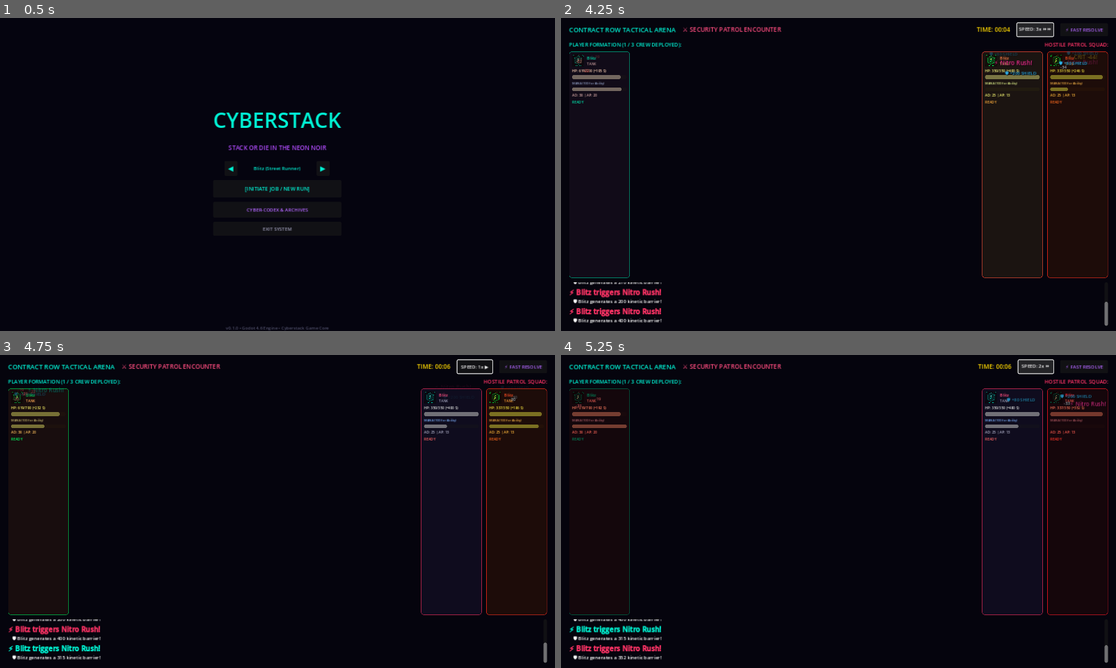
Above: before the commit, frames 1-4 (two rows, left to right).
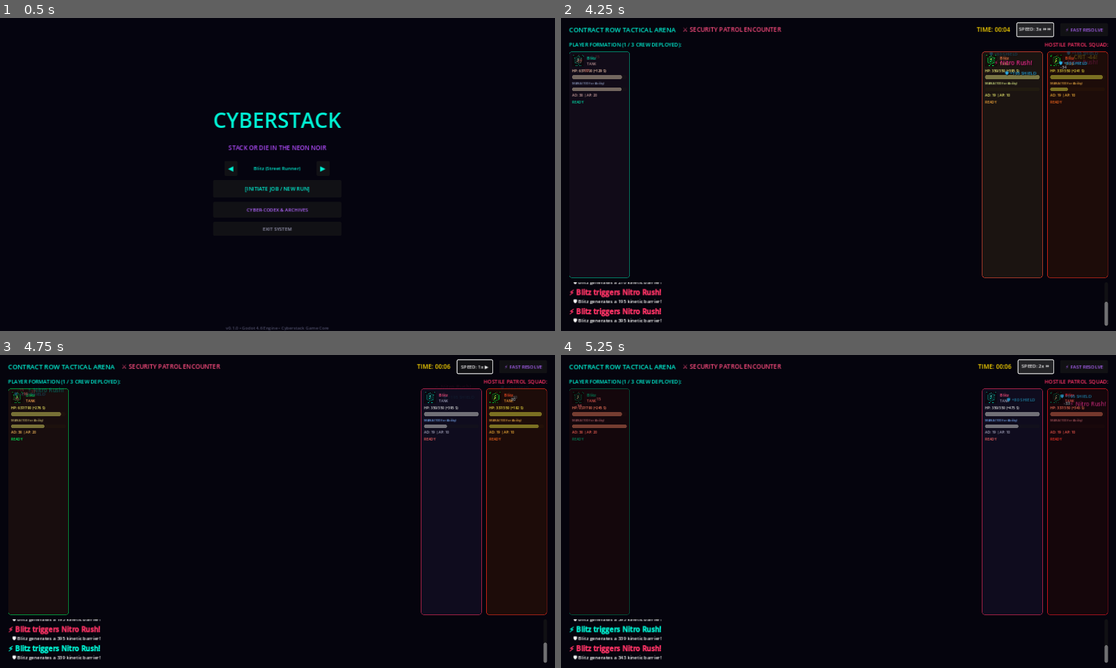
Above: after the commit, the same moments.

Repository: TheStickface/Cyberstack
Game: Godot game, scene res://src/ui/screens/Main.tscn
Same seed, same stepped clock (60 frames per second), same inputs: the game is played once before the commit and once after it.
Inputs (mouse positions are in pixels of both pictures, inside the frame that each line leads up to):
- Up to frame 1 (0.5 s): no input
- Up to frame 2 (4.25 s): click "[INITIATE JOB / NEW RUN]" at 0.5 s; click "▶ [LOCK IN & DEPLOY]" at 1.25 s; click "ENTER COMBAT [⚔ FIGHT]" at 2 s; click "SPEED: 1x" at 2.75 s; click "SPEED: 2x ⏩" at 3.5 s
- Up to frame 3 (4.75 s): tap Enter at 4.25 s; move the mouse to (399, 495) at 4.27 s; hold D from 4.28 s (still down); tap F at 4.35 s; click (399, 495) at 4.42 s; tap Space at 4.52 s
- Up to frame 4 (5.25 s): release D at 5 s; click "SPEED: 1x ▶" at 5 s

Frame 1 is identical in both runs. In frame 2, less than 0.1% of the frame differs, in the area x 2-94%, y 11-98%; in frame 3, less than 0.1%; in frame 4, less than 0.1%.
Error in both runs: Invalid call. Nonexistent function 'to_local' in base 'Control (TacticalTetherOverlay)'. (res://src/ui/screens/CombatMockArena.gd:113)

Commit message:
balance: apply Pass 2 tuning (D1 dmg_mult 0.50, starting gold 14, Sentinel/Bio-Chimera stat buffs)

Diff:
--- a/data/units/bio_chimera.tres
+++ b/data/units/bio_chimera.tres
@@ -13,8 +13,8 @@
 role = 4
 faction = 5
 base_cost = 1
-base_max_health = 820.0
-base_attack_damage = 38.0
+base_max_health = 880.0
+base_attack_damage = 42.0
 base_ability_power = 0.0
 base_attack_speed = 0.85
 base_armor = 18.0
--- a/data/units/corp_sentinel.tres
+++ b/data/units/corp_sentinel.tres
@@ -14,7 +14,7 @@
 faction = 2
 base_cost = 3
 base_max_health = 820.0
-base_attack_damage = 36.0
+base_attack_damage = 44.0
 base_ability_power = 10.0
 base_attack_speed = 0.85
 base_armor = 30.0
--- a/src/core/Constants.gd
+++ b/src/core/Constants.gd
@@ -85,7 +85,7 @@
 static func format_cost(amount: int) -> String:
 	return "%d %s" % [amount, CURRENCY_NAME.to_upper()]
 
-const DEFAULT_STARTING_GOLD: int = 12
+const DEFAULT_STARTING_GOLD: int = 14
 const BASE_REROLL_COST: int = 2
 const DEFAULT_CREW_SHOP_SLOTS: int = 5
 const MAX_CREW_SHOP_SLOTS: int = 7
@@ -142,7 +142,7 @@
 
 # Enemy Stat Scaling Multipliers per District (HP, Damage)
 const DISTRICT_ENEMY_SCALING: Dictionary = {
-	1: { "hp_mult": 0.50, "dmg_mult": 0.65 },
+	1: { "hp_mult": 0.50, "dmg_mult": 0.50 },
 	2: { "hp_mult": 0.85, "dmg_mult": 0.85 },
 	3: { "hp_mult": 1.30, "dmg_mult": 1.15 },
 	4: { "hp_mult": 1.70, "dmg_mult": 1.40 },
Not shown, changed: data/balance_simulation_report.md
